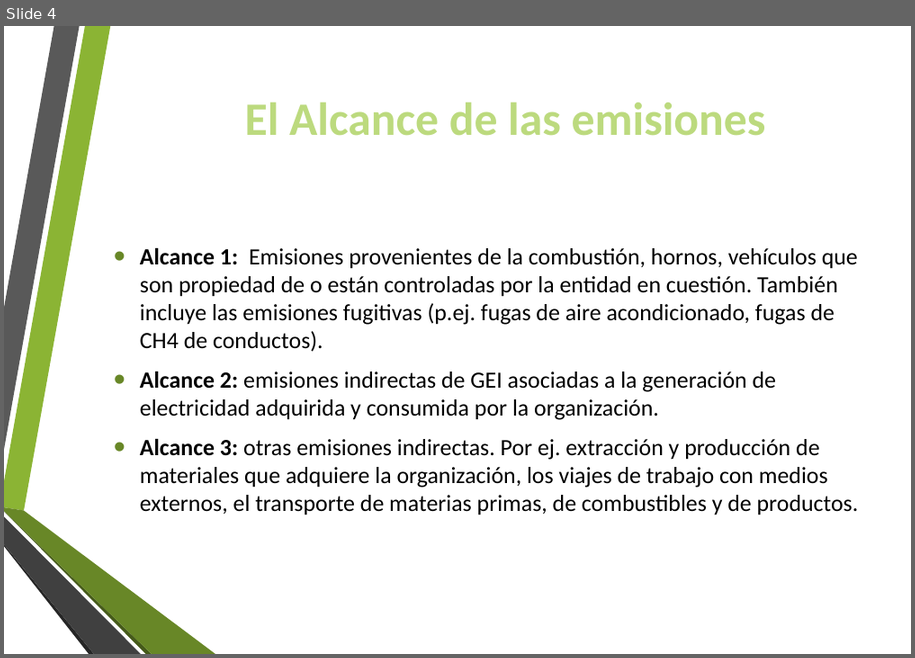
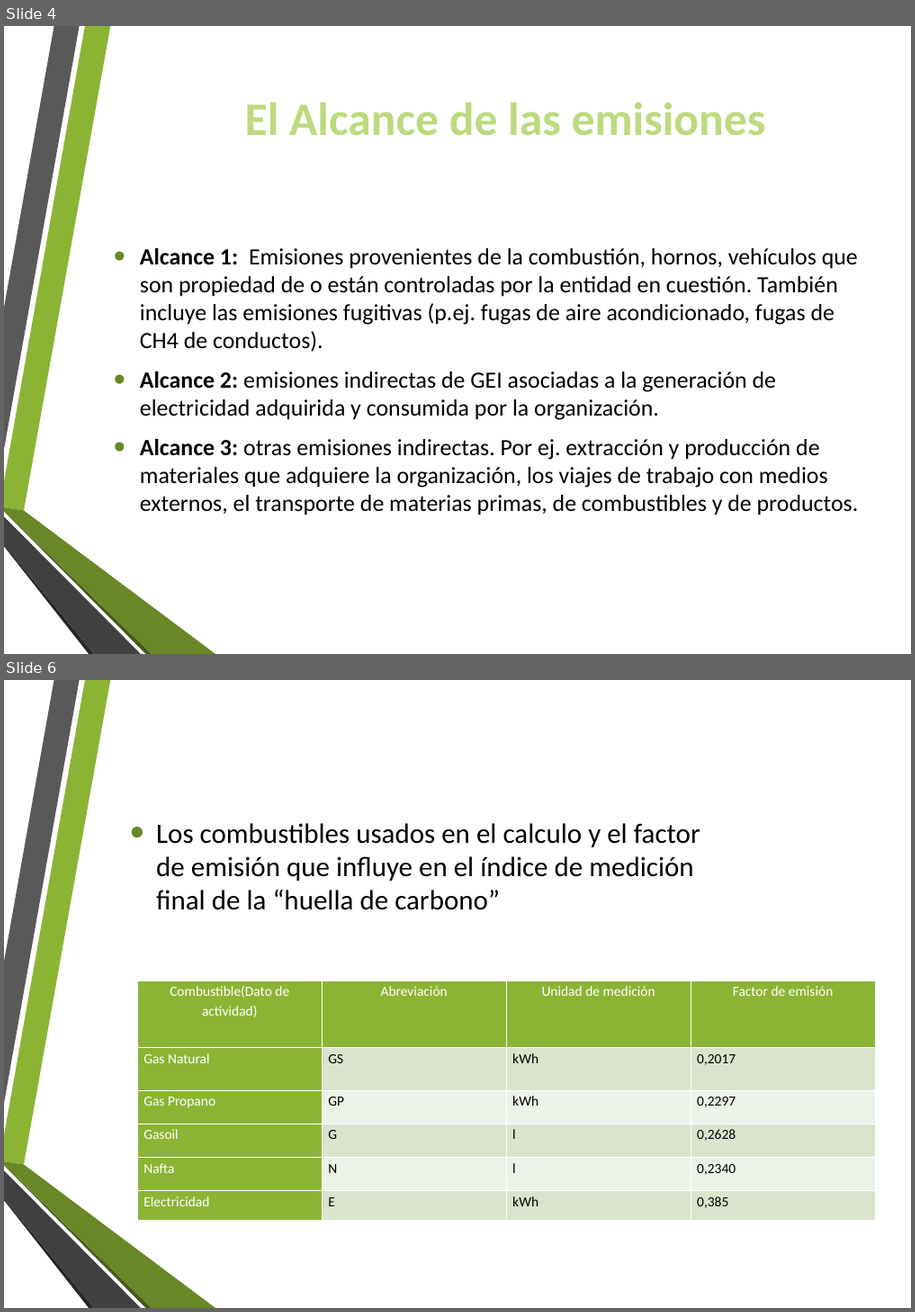
Before and after one commit to ArielMartino23/TP-Huella-de-Carbono, a slide deck: Huella de carbono.pptx. Shown one above the other, each under a label of ours: slide 4 before the commit, slides 4 and 6 after it; the slides between them are not shown. The pictures are 915x658 and 915x1312 pixels, drawn with LibreOffice and Linux fonts; fonts in the diff are those of the drawing. Boxes give left, top, right and bottom in pixels: in the first picture for what was removed or moved away, otherwise in the second. Text is boxed around its words. In the diff, an @@ line names an element or a change of style, - is before the commit and + after.

```diff
--- a/Huella de carbono.pptx
+++ b/Huella de carbono.pptx
@@ slide 6 added at bbox=[4, 680, 911, 1308], background #FFFFFF; not listed: 6 template elements that a slide beside it also shows @@
@@ text added at bbox=[156, 823, 701, 910], 24 pt, text #000000 @@
+• Los combustibles usados en el calculo y el factor de emisión que influye en el índice de medición final de la “huella de carbono”
@@ table added at bbox=[137, 981, 874, 1220], 6 rows, 4 columns @@
+Combustible(Dato de actividad) | Abreviación | Unidad de medición | Factor de emisión
+Gas Natural | GS | kWh | 0,2017
+Gas Propano | GP | kWh | 0,2297
+Gasoil | G | l | 0,2628
+Nafta | N | l | 0,2340
+Electricidad | E | kWh | 0,385
```
Also in this commit, not shown: 2 other slides added.
